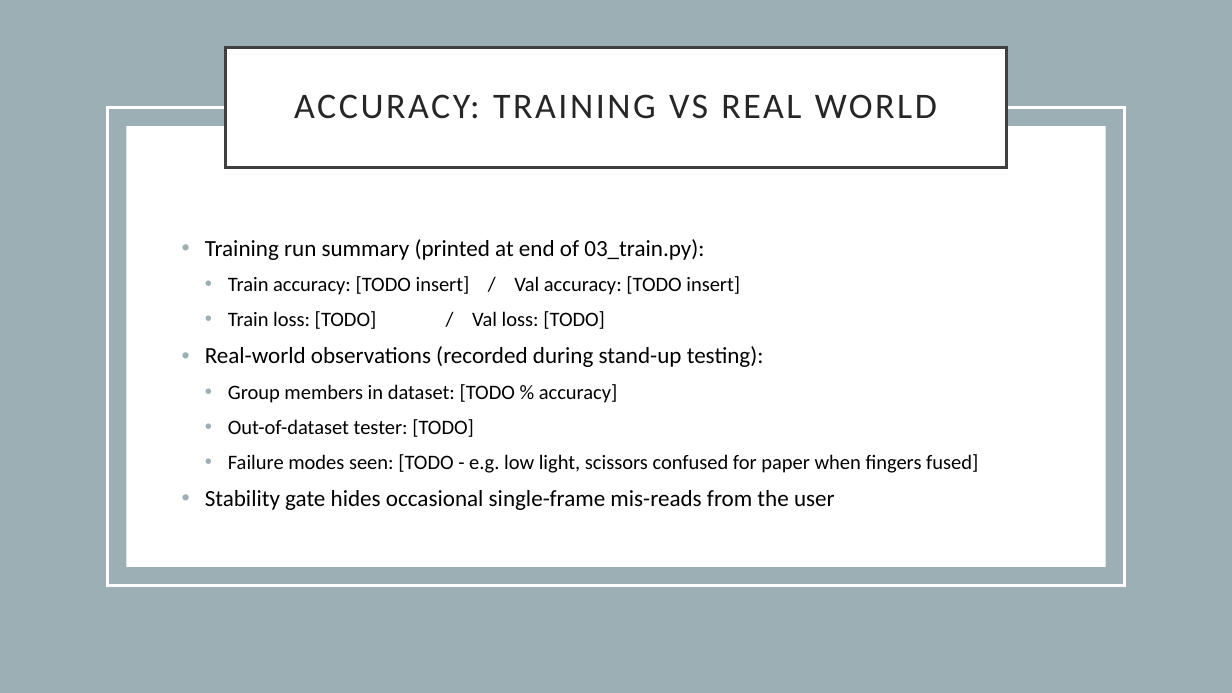
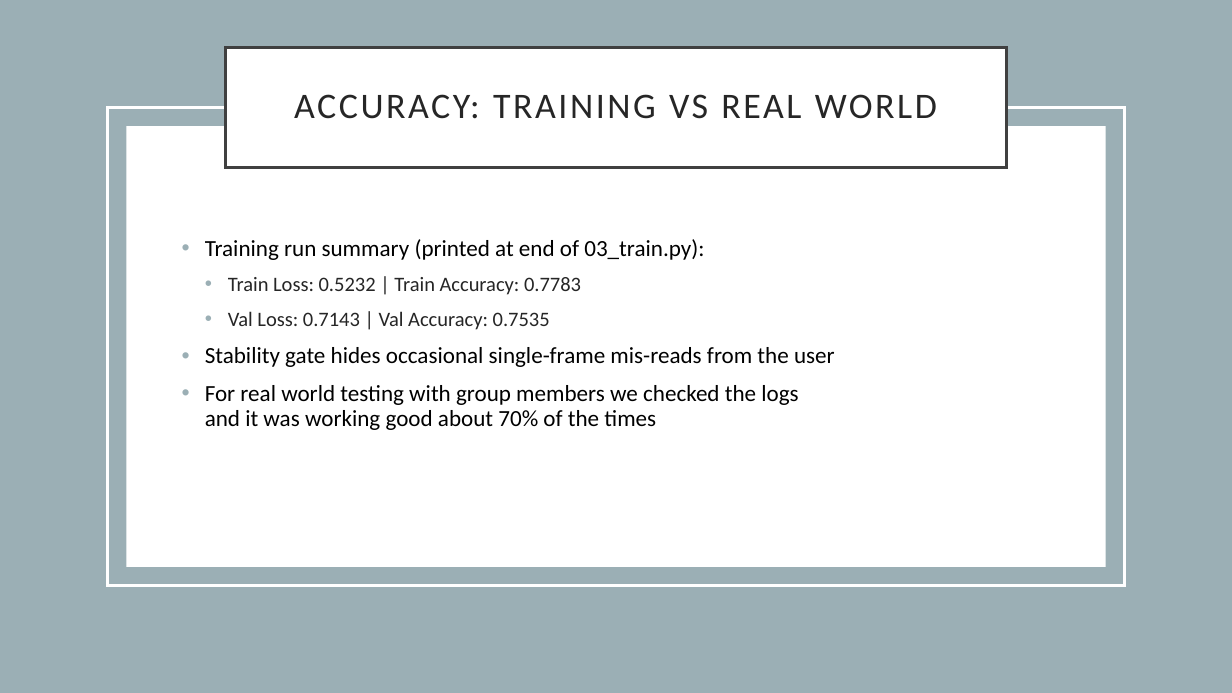
Before and after one commit to andreasranzmaier/EAI_Rock_Paper_Lose, a slide deck: slide 10 of presentation.pptx (slide 9 before the commit). Drawn at 1232x693 pixels with LibreOffice and Linux fonts; fonts in the diff are those of the drawing. Boxes give left, top, right and bottom in pixels: in the first picture for what was removed or moved away, otherwise in the second. Text is boxed around its words. In the diff, an @@ line names an element or a change of style, - is before the commit and + after.

```diff
--- a/presentation.pptx
+++ b/presentation.pptx
@@ text at (228,277,581,330): text changed; text colour #000000 to #262626 @@
-  • Train accuracy: [TODO insert] / Val accuracy: [TODO insert]
-  • Train loss: [TODO] / Val loss: [TODO]
-• Real-world observations (recorded during stand-up testing):
-  • Group members in dataset: [TODO % accuracy]
-  • Out-of-dataset tester: [TODO]
-  • Failure modes seen: [TODO - e.g. low light, scissors confused for paper when fingers fused]
+  • Train Loss: 0.5232 | Train Accuracy: 0.7783
+  • Val Loss: 0.7143 | Val Accuracy: 0.7535
@@ text at (205,385,798,430): paragraph added @@
+• For real world testing with group members we checked the logs
+  and it was working good about 70% of the times
```
Also in this commit, not shown: 6 other slides changed, 1 slide added, 1 other file.
